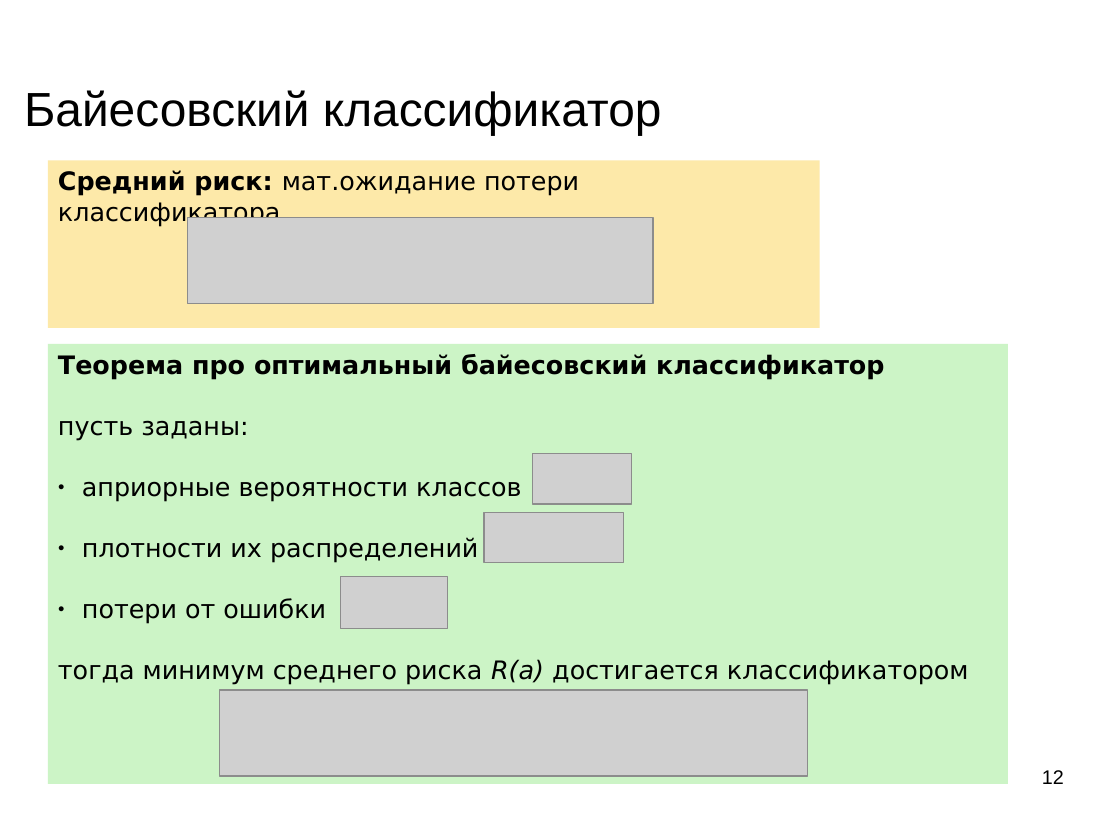
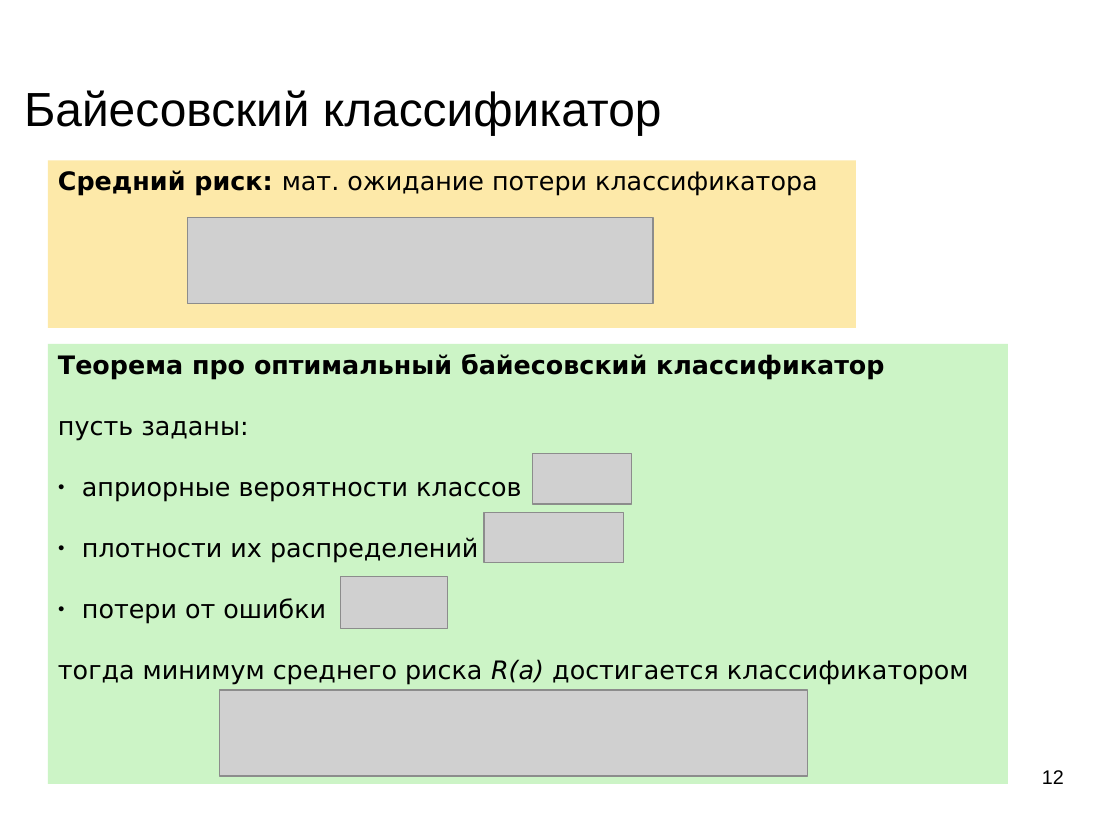
Before and after one commit to mechanoid5/ml_lectorium_2023_I, a slide deck: slide 12 of 09-bayes.odp. Drawn at 1120x840 pixels with LibreOffice and Linux fonts; fonts in the diff are those of the drawing; grey boxes stand for pictures; background and template pictures are left out. Boxes give left, top, right and bottom in pixels: in the first picture for what was removed or moved away, otherwise in the second. Text is boxed around its words. In the diff, an @@ line names an element or a change of style, - is before the commit and + after.

```diff
--- a/09-bayes.odp
+++ b/09-bayes.odp
@@ rectangle "Средний риск: мат. ожидание потери ..." resized from (x1=48, y1=161, x2=820, y2=328) to (x1=48, y1=161, x2=856, y2=328) @@
@@ text in rectangle at (x1=58, y1=170, x2=817, y2=196): spaces changed @@
-Средний риск: мат.ожидание потери классификатора
+Средний риск: мат. ожидание потери классификатора
```
Also in this commit, not shown: 2 other slides changed, 6 other files.
